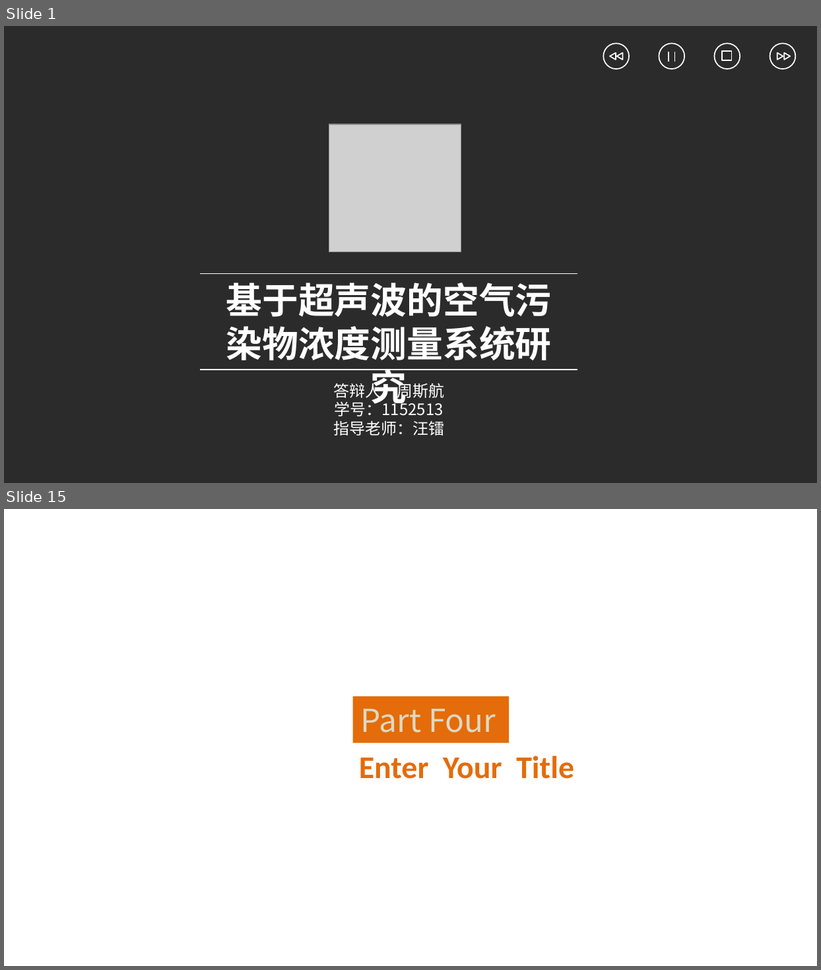
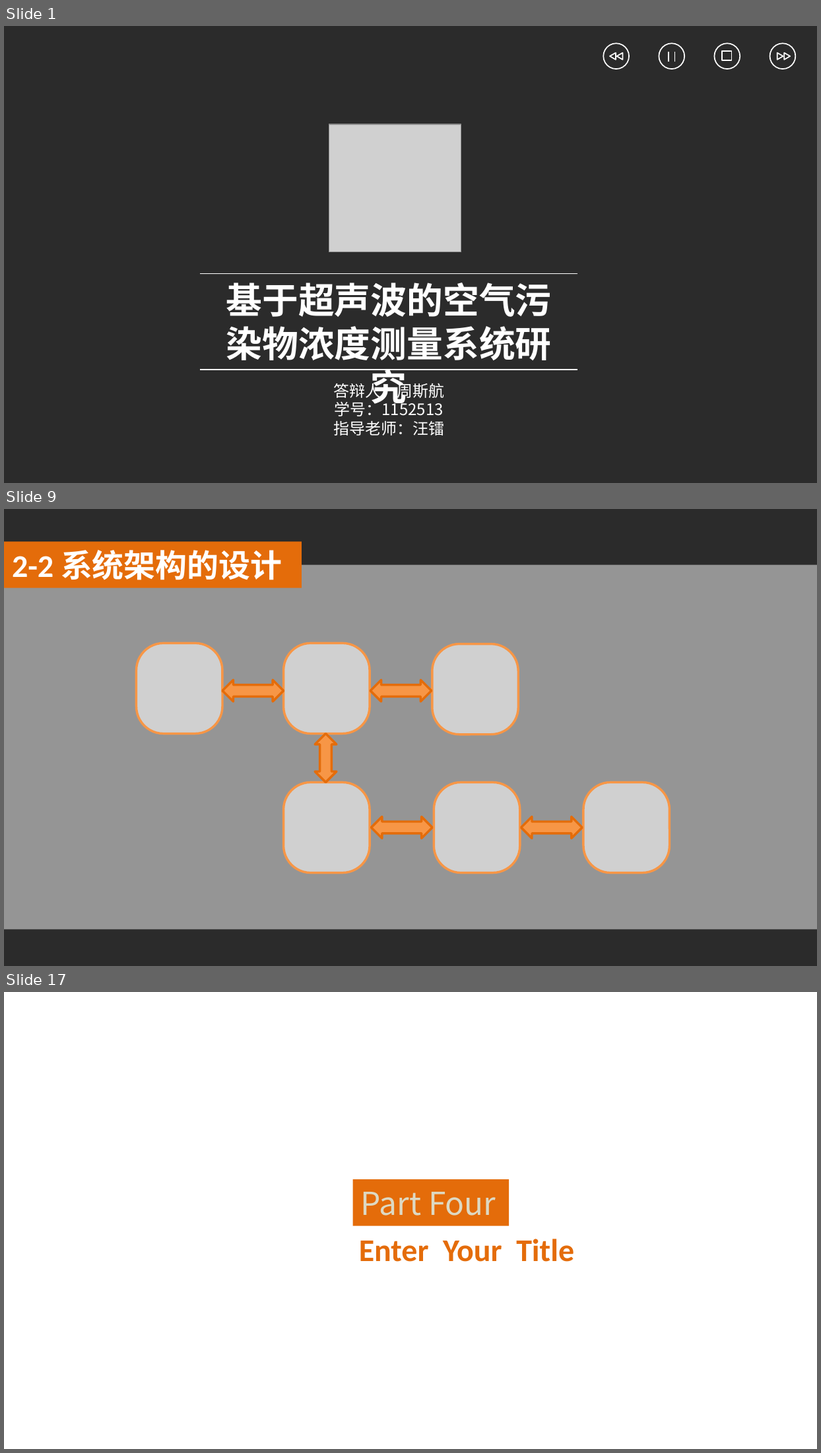
Before and after one commit to PaulingZhou/GraduationDesign, a slide deck: 答辩ppt.pptx. Shown one above the other, each under a label of ours: slides 1 and 15 before the commit, slides 1, 9 and 17 after it; the slides between them are not shown. The pictures are 821x970 and 821x1453 pixels, drawn with LibreOffice and Linux fonts; fonts in the diff are those of the drawing; grey boxes stand for pictures; background and template pictures are left out; a plain dark background stands for a picture behind light text. Boxes give left, top, right and bottom in pixels: in the first picture for what was removed or moved away, otherwise in the second. Text is boxed around its words. In the diff, an @@ line names an element or a change of style, - is before the commit and + after.

```diff
--- a/答辩ppt.pptx
+++ b/答辩ppt.pptx
@@ slide 9 added at (x1=4, y1=509, x2=817, y2=966), background picture (left out) @@
@@ rectangle added at (x1=4, y1=541, x2=302, y2=588), fill #E46C0A @@
@@ rectangle added at (x1=4, y1=565, x2=817, y2=930), fill #FFFFFF at 50% opacity @@
@@ text added at (x1=12, y1=550, x2=282, y2=580), 28 pt, text #FFFFFF, bold @@
+2-2 系统架构的设计
@@ picture added at (x1=137, y1=643, x2=222, y2=733) @@
@@ picture added at (x1=284, y1=643, x2=370, y2=733) @@
@@ picture added at (x1=432, y1=644, x2=519, y2=734) @@
@@ left right arrow added at (x1=222, y1=680, x2=284, y2=702), fill #F79646, outline #E46C0A 2 pt @@
@@ left right arrow added at (x1=371, y1=680, x2=432, y2=702), fill #F79646, outline #E46C0A 2 pt @@
@@ left right arrow added at (x1=315, y1=734, x2=337, y2=783), fill #F79646, outline #E46C0A 2 pt @@
@@ picture added at (x1=284, y1=782, x2=370, y2=873) @@
@@ picture added at (x1=434, y1=782, x2=520, y2=873) @@
@@ picture added at (x1=583, y1=782, x2=670, y2=873) @@
@@ left right arrow added at (x1=372, y1=817, x2=432, y2=839), fill #F79646, outline #E46C0A 2 pt @@
@@ left right arrow added at (x1=521, y1=817, x2=582, y2=839), fill #F79646, outline #E46C0A 2 pt @@
@@ what was slide 15 is now slide 17 @@
```
Also in this commit, not shown: 13 slides changed, 5 other slides added, 4 slides removed, 16 other files.
